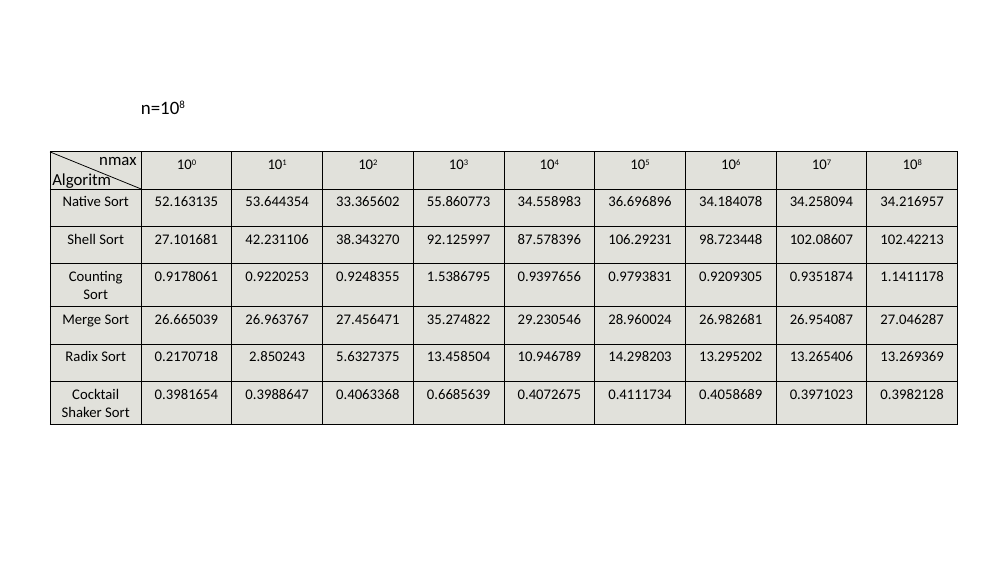
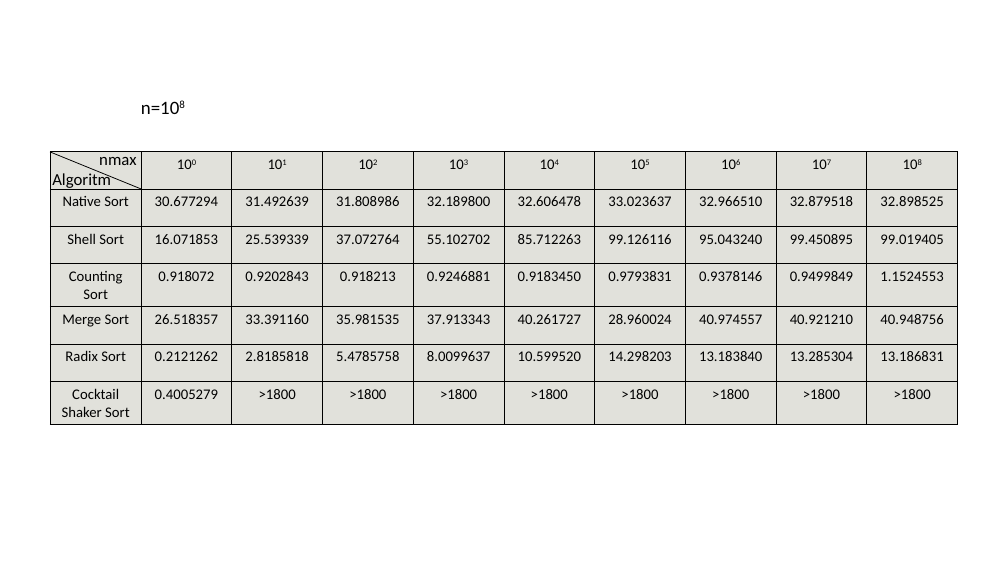
Before and after one commit to ralucarogoza/SD, a slide deck: slide 13 of prezentare.pptx. Drawn at 1008x567 pixels with LibreOffice and Linux fonts; fonts in the diff are those of the drawing. Boxes give left, top, right and bottom in pixels: in the first picture for what was removed or moved away, otherwise in the second. Text is boxed around its words. In the diff, an @@ line names an element or a change of style, - is before the commit and + after.

```diff
--- a/prezentare.pptx
+++ b/prezentare.pptx
@@ table at (x1=51, y1=152, x2=958, y2=424) @@
-row 2: Native Sort | 52.163135 | 53.644354 | 33.365602 | 55.860773 | 34.558983 | 36.696896 | 34.184078 | 34.258094 | 34.216957
+row 2: Native Sort | 30.677294 | 31.492639 | 31.808986 | 32.189800 | 32.606478 | 33.023637 | 32.966510 | 32.879518 | 32.898525
-row 3: Shell Sort | 27.101681 | 42.231106 | 38.343270 | 92.125997 | 87.578396 | 106.29231 | 98.723448 | 102.08607 | 102.42213
+row 3: Shell Sort | 16.071853 | 25.539339 | 37.072764 | 55.102702 | 85.712263 | 99.126116 | 95.043240 | 99.450895 | 99.019405
-row 4: Counting Sort | 0.9178061 | 0.9220253 | 0.9248355 | 1.5386795 | 0.9397656 | 0.9793831 | 0.9209305 | 0.9351874 | 1.1411178
+row 4: Counting Sort | 0.918072 | 0.9202843 | 0.918213 | 0.9246881 | 0.9183450 | 0.9793831 | 0.9378146 | 0.9499849 | 1.1524553
-row 5: Merge Sort | 26.665039 | 26.963767 | 27.456471 | 35.274822 | 29.230546 | 28.960024 | 26.982681 | 26.954087 | 27.046287
+row 5: Merge Sort | 26.518357 | 33.391160 | 35.981535 | 37.913343 | 40.261727 | 28.960024 | 40.974557 | 40.921210 | 40.948756
-row 6: Radix Sort | 0.2170718 | 2.850243 | 5.6327375 | 13.458504 | 10.946789 | 14.298203 | 13.295202 | 13.265406 | 13.269369
+row 6: Radix Sort | 0.2121262 | 2.8185818 | 5.4785758 | 8.0099637 | 10.599520 | 14.298203 | 13.183840 | 13.285304 | 13.186831
-row 7: Cocktail Shaker Sort | 0.3981654 | 0.3988647 | 0.4063368 | 0.6685639 | 0.4072675 | 0.4111734 | 0.4058689 | 0.3971023 | 0.3982128
+row 7: Cocktail Shaker Sort | 0.4005279 | >1800 | >1800 | >1800 | >1800 | >1800 | >1800 | >1800 | >1800
```
Also in this commit, not shown: 7 other slides changed.
